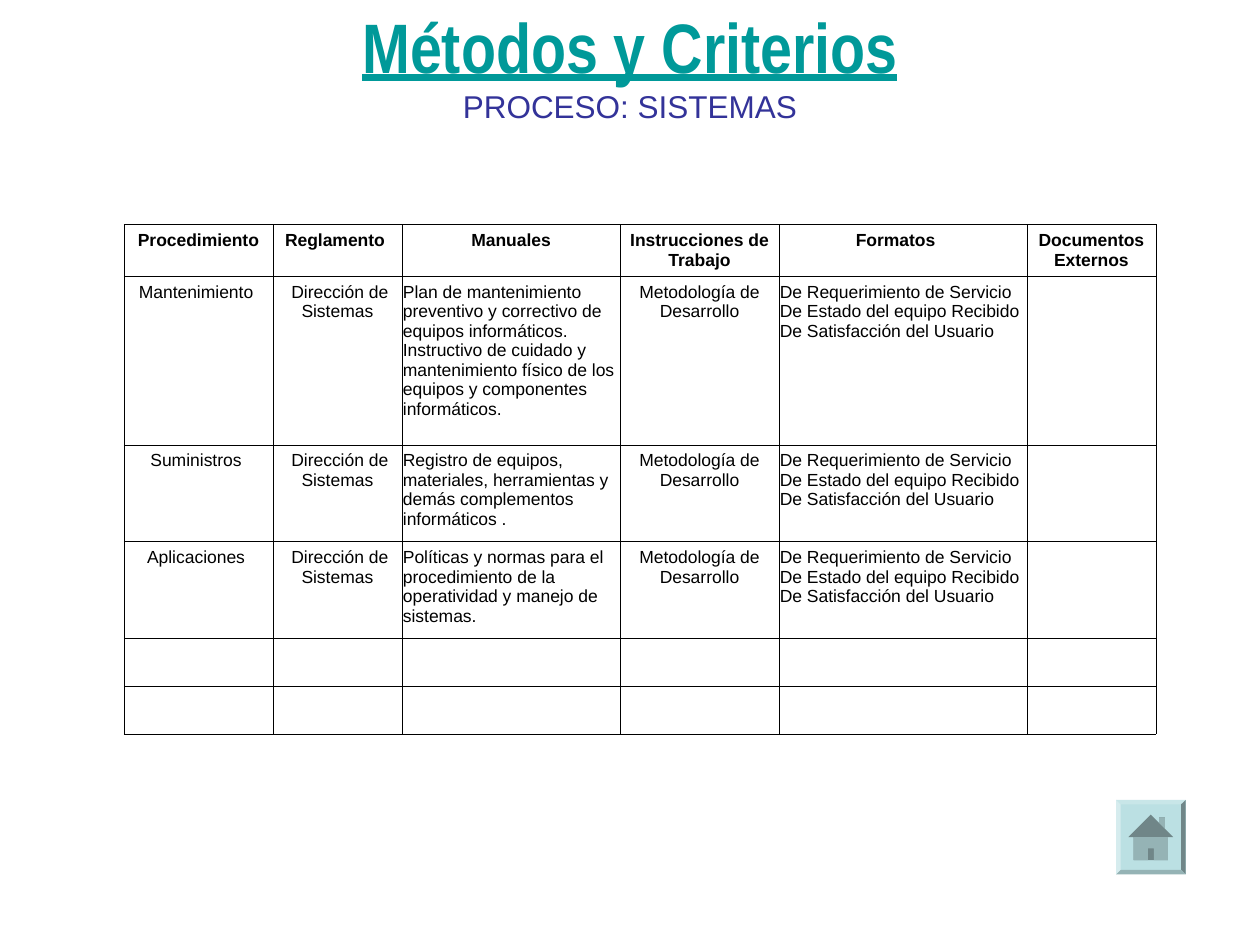
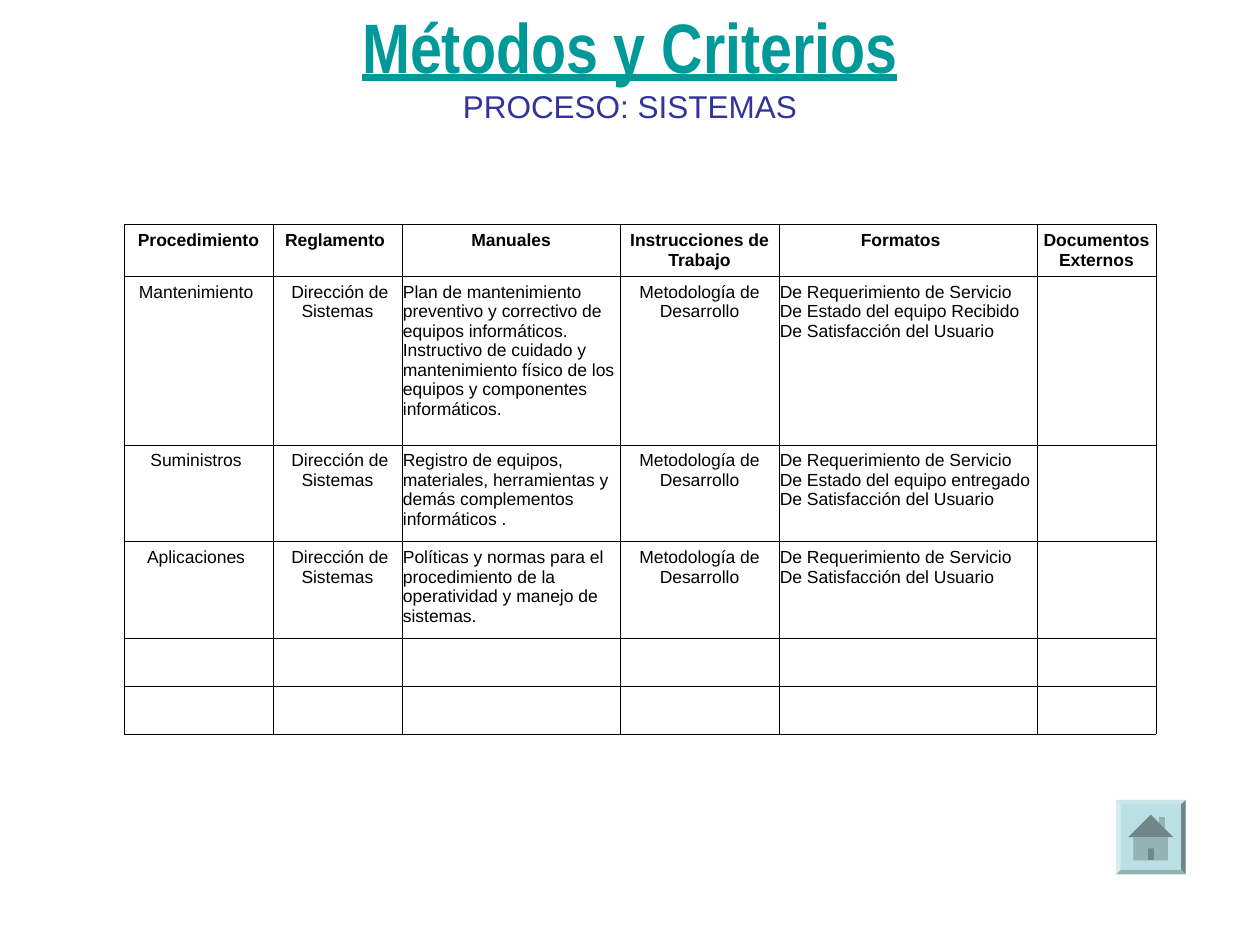
Before and after one commit to patogalarzar/Tesis-ISO-9001-2008, a slide deck: slide 2 of CARACTERIZACION DEL PROCESO SOPORTE Y MANTENIMIENTO.ppt. Drawn at 1260x945 pixels with LibreOffice and Linux fonts; fonts in the diff are those of the drawing. Boxes give left, top, right and bottom in pixels: in the first picture for what was removed or moved away, otherwise in the second. Text is boxed around its words. In the diff, an @@ line names an element or a change of style, - is before the commit and + after.

```diff
--- a/CARACTERIZACION DEL PROCESO SOPORTE Y MANTENIMIENTO.ppt
+++ b/CARACTERIZACION DEL PROCESO SOPORTE Y MANTENIMIENTO.ppt
@@ table at [123, 224, 1154, 690] @@
-row 3, column 5: De Requerimiento de Servicio / De Estado del equipo Recibido / De Satisfacción del Usuario
+row 3, column 5: De Requerimiento de Servicio / De Estado del equipo entregado / De Satisfacción del Usuario
-row 4, column 5: De Requerimiento de Servicio / De Estado del equipo Recibido / De Satisfacción del Usuario
+row 4, column 5: De Requerimiento de Servicio / De Satisfacción del Usuario
```
Also in this commit, not shown: 14 other files.
